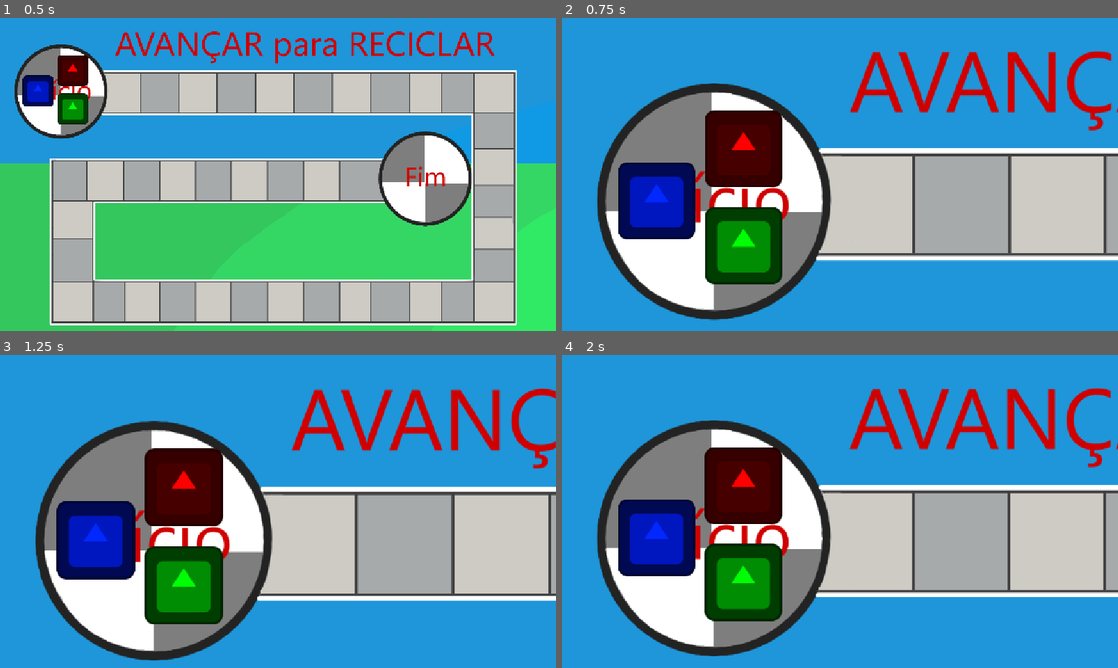
Above: before the commit, frames 1-4 (two rows, left to right).
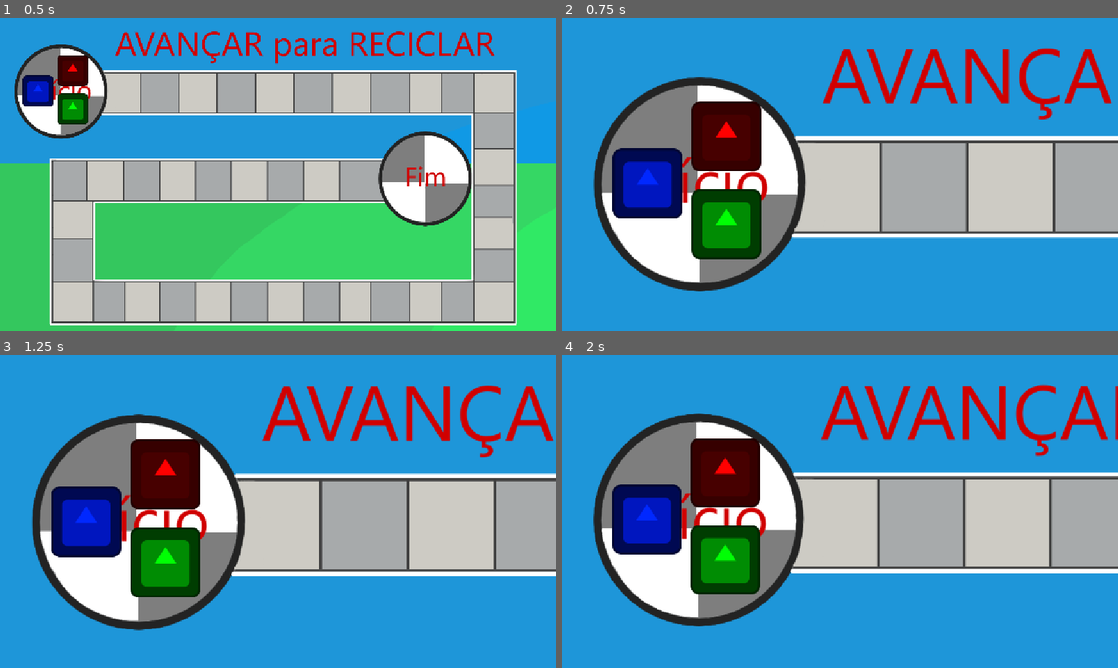
Above: after the commit, the same moments.

Repository: LitheFulminare/avancar-para-reciclar-XP5
Game: Godot game, scene res://Scenes/Game/game_scene.tscn
Two runs of this game, one before a commit and one after it. Both use one fixed random seed, a clock stepped at 60 frames per second and the inputs below. The engine's default icon, where the game draws it, is replaced by a stand-in: a white triangle on a blue panel in a dark square.
Inputs (mouse positions are in pixels of both pictures, inside the frame that each line leads up to):
- Up to frame 1 (0.5 s): no input
- Up to frame 2 (0.75 s): tap Enter at 0.5 s; move the mouse to (962, 158) at 0.52 s; hold Mouse wheel up (Camera zoom in) from 0.53 s (still down)
- Up to frame 3 (1.25 s): keep holding Mouse wheel up (Camera zoom in)
- Up to frame 4 (2 s): move the mouse to (728, 527) at 1.27 s; release Mouse wheel up (Camera zoom in) at 1.28 s; tap Mouse wheel down (Camera zoom out) at 1.35 s

Frame 1 is identical in both runs. In frame 2, 39% of the frame differs, in the area x 5-100%, y 9-97%; in frame 3, 40%, in the area x 5-100%, y 9-98%; in frame 4, 39%.

Commit message:
fixed camera flickering after zooming out form player

Diff:
--- a/avancar para reciclar/Scripts/Managers/round_manager.gd
+++ b/avancar para reciclar/Scripts/Managers/round_manager.gd
@@ -164,8 +164,7 @@
 		move()
 	else:
 		await get_tree().create_timer(1).timeout
-		main_camera.remove_zoom()
-		main_camera.go_to_starting_position()
+		main_camera.remove_zoom(true)
 		# now no square has a resource/type, so calling this func will throw an error
 		#square_array[active_player.current_square-1].action()
 
--- a/avancar para reciclar/Scripts/Map elements/camera drag and zoom.gd
+++ b/avancar para reciclar/Scripts/Map elements/camera drag and zoom.gd
@@ -2,11 +2,14 @@
 extends Camera2D
 
 var is_zoom_on_cooldown: bool = false
+var go_to_starting_pos_after_ZO: bool = false
 
 var zoom_target: Vector2
 var starting_position: Vector2
 
-var max_zoom: float = 2.5
+var max_zoom: float = 2.25
+var base_zoom_smoothing: float = 8
+var zoom_smoothing: float = 8
 
 @export var pan_speed: float = 300
 @export var map_background: Sprite2D
@@ -32,11 +35,14 @@
 		is_zoom_on_cooldown = true
 		zoom_target *= 0.9
 
-	zoom = zoom.slerp(zoom_target, 8 * delta)
+	zoom = zoom.slerp(zoom_target, zoom_smoothing * delta)
 
 	if zoom.x < 1:
 		zoom_target = Vector2(1,1)
 		zoom = Vector2(1,1)
+		if go_to_starting_pos_after_ZO:
+			go_to_starting_position()
+
 	elif zoom.x > max_zoom:
 		zoom_target = Vector2(max_zoom, max_zoom)
 		zoom_target = Vector2(max_zoom, max_zoom)
@@ -71,8 +77,10 @@
 func _on_zoom_cooldown_timer_timeout() -> void:
 	is_zoom_on_cooldown = false
 
-func remove_zoom() -> void:
+func remove_zoom(go_to_starting_location: bool = false) -> void:
 	zoom_target = Vector2.ZERO
+	zoom_smoothing = base_zoom_smoothing * zoom.x / 3.5
+	go_to_starting_pos_after_ZO = go_to_starting_location
 
 func zoom_to_location(location: Vector2, zoom_value: float = max_zoom):
 	zoom_target = Vector2(zoom_value, zoom_value)
